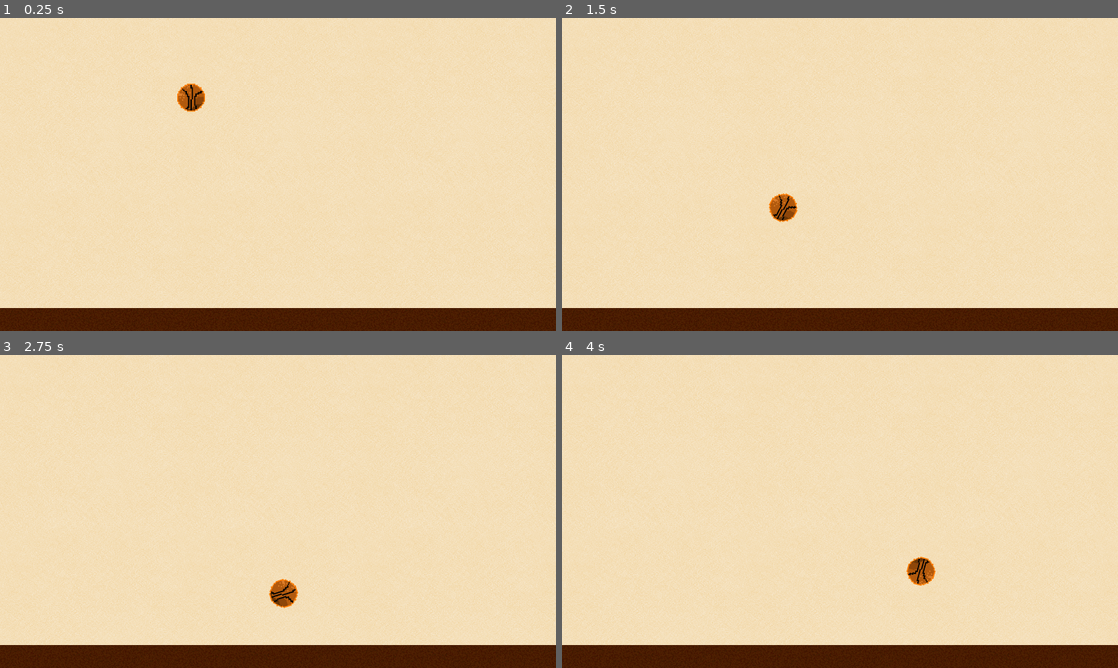
Above: before the commit, frames 1-4 (two rows, left to right).
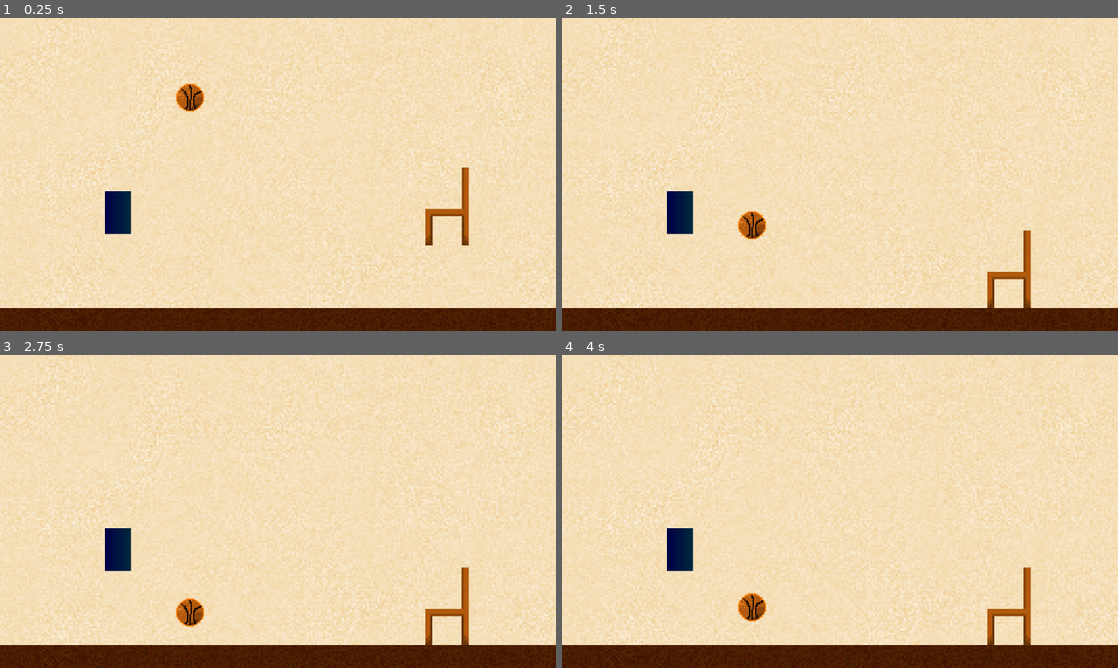
Above: after the commit, the same moments.

Repository: Remnel831/NeoMonsters
Game: Godot game, scene res://Scenes/Main/main.tscn
The game is run twice, just before and just after one commit, with the same random seed, the same clock (stepped at 60 frames per second) and the same inputs.
Inputs (mouse positions are in pixels of both pictures, inside the frame that each line leads up to):
- Up to frame 1 (0.25 s): no input
- Up to frame 2 (1.5 s): move the mouse to (962, 158) at 0.52 s; click (962, 158) at 0.67 s; drag from (728, 190) to (812, 237) at 1.27 s
- Up to frame 3 (2.75 s): move the mouse to (333, 442) at 2.02 s; click (333, 442) at 2.17 s
- Up to frame 4 (4 s): drag from (812, 574) to (673, 464) at 2.77 s; move the mouse to (1006, 558) at 3.52 s; click (1006, 558) at 3.67 s

The runs differ from the first frame. In frame 1, 5.7% of the frame differs, in the area x 0-100%, y 0-100%; in frame 2, 6.3%; in frame 3, 6.3%; in frame 4, 6.3%.

Commit message:
Update2
Can now grab objects
Made pixelate shader
Made chair

Diff:
--- a/neomonsters/Scenes/Main/main.tscn
+++ b/neomonsters/Scenes/Main/main.tscn
@@ -1,6 +1,16 @@
-[gd_scene load_steps=9 format=3 uid="uid://c4kof5lgl54xw"]
+[gd_scene load_steps=13 format=3 uid="uid://c4kof5lgl54xw"]
 
-[ext_resource type="PackedScene" uid="uid://uex8jnuvvlyg" path="res://Scenes/Objects/ball_example.tscn" id="1_u7wf5"]
+[ext_resource type="Shader" path="res://Scripts/Shaders/pixelate.gdshader" id="1_q1ess"]
+[ext_resource type="PackedScene" uid="uid://uex8jnuvvlyg" path="res://Scenes/Objects/ball.tscn" id="1_u7wf5"]
+[ext_resource type="PackedScene" uid="uid://kh10dl7fp4hs" path="res://Scenes/Objects/chair.tscn" id="2_nqyh8"]
+[ext_resource type="PackedScene" uid="uid://8oa4jex8jxbc" path="res://Scenes/NeoMonsters/blue_monster_test.tscn" id="4_ulhr7"]
+
+[sub_resource type="ShaderMaterial" id="ShaderMaterial_ok5cs"]
+shader = ExtResource("1_q1ess")
+shader_parameter/x_pixel_size = 6
+shader_parameter/y_pixel_size = 6
+shader_parameter/noise_intensity = 0.5
+shader_parameter/seed = 0.5
 
 [sub_resource type="Gradient" id="Gradient_iir7j"]
 colors = PackedColorArray(0.925901, 0.76747, 0.479971, 1, 1, 1, 1, 1)
@@ -15,6 +25,13 @@
 color_ramp = SubResource("Gradient_iir7j")
 noise = SubResource("FastNoiseLite_om5vp")
 
+[sub_resource type="ShaderMaterial" id="ShaderMaterial_7ang7"]
+shader = ExtResource("1_q1ess")
+shader_parameter/x_pixel_size = 6
+shader_parameter/y_pixel_size = 6
+shader_parameter/noise_intensity = 0.5
+shader_parameter/seed = 0.5
+
 [sub_resource type="Gradient" id="Gradient_5nfc3"]
 offsets = PackedFloat32Array(0.0714286, 0.188312, 0.357143, 0.603896, 0.922078)
 colors = PackedColorArray(0.241089, 0.149916, 0.0645198, 1, 0.25374, 0.144686, 0.00383463, 1, 0.256608, 0.0621053, 0.00173717, 1, 0.333174, 0.151209, 0.0147662, 1, 0.203176, 0.0617152, 0, 1)
@@ -26,19 +43,27 @@
 color_ramp = SubResource("Gradient_5nfc3")
 noise = SubResource("FastNoiseLite_wcyl3")
 
-[sub_resource type="RectangleShape2D" id="RectangleShape2D_e13ji"]
-size = Vector2(1599, 66)
-
 [node name="Main" type="Node2D"]
 
 [node name="Background" type="TextureRect" parent="."]
+material = SubResource("ShaderMaterial_ok5cs")
 custom_minimum_size = Vector2(1600, 900)
 offset_right = 1600.0
 offset_bottom = 900.0
 texture = SubResource("NoiseTexture2D_fwv48")
 stretch_mode = 1
 
+[node name="ChairBackground" parent="." instance=ExtResource("2_nqyh8")]
+position = Vector2(1284, 519)
+
+[node name="Ball" parent="." instance=ExtResource("1_u7wf5")]
+position = Vector2(547, 201)
+
+[node name="BlueMonster" parent="." instance=ExtResource("4_ulhr7")]
+position = Vector2(340, 558)
+
 [node name="Ground" type="TextureRect" parent="."]
+material = SubResource("ShaderMaterial_7ang7")
 offset_top = 834.0
 offset_right = 1600.0
 offset_bottom = 900.0
@@ -47,11 +72,9 @@
 stretch_mode = 1
 
 [node name="GroundArea" type="StaticBody2D" parent="Ground"]
+collision_layer = 3
+collision_mask = 3
 
-[node name="CollisionShape2D" type="CollisionShape2D" parent="Ground/GroundArea"]
+[node name="CollisionShape2D" type="CollisionPolygon2D" parent="Ground/GroundArea"]
 position = Vector2(800.5, 33)
-shape = SubResource("RectangleShape2D_e13ji")
-debug_color = Color(0, 0.6, 0.701961, 0)
-
-[node name="ball_example" parent="." instance=ExtResource("1_u7wf5")]
-position = Vector2(547, 201)
+polygon = PackedVector2Array(-816.5, -33, 840.5, -33, 1123.5, -1362, -1033.5, -1295, -836.5, -35, -1307.5, -22, -1651.5, -1789, 1743.5, -1932, 1297.5, 427, -1322.5, 284, -1296.5, -67)
--- a/neomonsters/Scenes/Minigames/minigame_1.tscn
+++ b/neomonsters/Scenes/Minigames/minigame_1.tscn
@@ -1,4 +1,14 @@
-[gd_scene load_steps=7 format=3 uid="uid://bic4xogpcw7ut"]
+[gd_scene load_steps=13 format=3 uid="uid://bic4xogpcw7ut"]
+
+[ext_resource type="Shader" path="res://Scripts/Shaders/pixelate.gdshader" id="1_3562e"]
+[ext_resource type="Shader" path="res://Scripts/Shaders/godrays.gdshader" id="1_kn7gc"]
+
+[sub_resource type="ShaderMaterial" id="ShaderMaterial_p7e78"]
+shader = ExtResource("1_3562e")
+shader_parameter/x_pixel_size = 16
+shader_parameter/y_pixel_size = 16
+shader_parameter/noise_intensity = 0.5
+shader_parameter/seed = 0.5
 
 [sub_resource type="Gradient" id="Gradient_1hm6b"]
 colors = PackedColorArray(0.204168, 0.47482, 0.787348, 1, 1, 1, 1, 1)
@@ -8,6 +18,13 @@
 [sub_resource type="NoiseTexture2D" id="NoiseTexture2D_wqs6a"]
 color_ramp = SubResource("Gradient_1hm6b")
 noise = SubResource("FastNoiseLite_7cvbk")
+
+[sub_resource type="ShaderMaterial" id="ShaderMaterial_dr34j"]
+shader = ExtResource("1_3562e")
+shader_parameter/x_pixel_size = 16
+shader_parameter/y_pixel_size = 16
+shader_parameter/noise_intensity = 0.5
+shader_parameter/seed = 0.5
 
 [sub_resource type="Gradient" id="Gradient_x8ggh"]
 offsets = PackedFloat32Array(0, 0.201299, 0.461039, 0.597403, 0.818182, 1)
@@ -21,17 +38,43 @@
 color_ramp = SubResource("Gradient_x8ggh")
 noise = SubResource("FastNoiseLite_uqhf3")
 
+[sub_resource type="ShaderMaterial" id="ShaderMaterial_qvqo8"]
+shader = ExtResource("1_kn7gc")
+shader_parameter/angle = -0.3
+shader_parameter/position = -0.2
+shader_parameter/spread = 0.5
+shader_parameter/cutoff = 0.1
+shader_parameter/falloff = 0.2
+shader_parameter/edge_fade = 0.15
+shader_parameter/speed = 1.0
+shader_parameter/ray1_density = 8.0
+shader_parameter/ray2_density = 30.0
+shader_parameter/ray2_intensity = 0.3
+shader_parameter/color = Color(1, 0.9, 0.65, 0.8)
+shader_parameter/hdr = false
+shader_parameter/seed = 5.0
+
+[sub_resource type="PlaceholderTexture2D" id="PlaceholderTexture2D_hcll0"]
+
 [node name="Minigame1" type="Node2D"]
 
 [node name="Background" type="TextureRect" parent="."]
+material = SubResource("ShaderMaterial_p7e78")
 offset_right = 1600.0
 offset_bottom = 900.0
 texture = SubResource("NoiseTexture2D_wqs6a")
 
 [node name="Grass" type="TextureRect" parent="."]
-offset_top = 706.0
+material = SubResource("ShaderMaterial_dr34j")
+offset_top = 785.0
 offset_right = 1600.0
 offset_bottom = 903.0
 texture = SubResource("NoiseTexture2D_8us7b")
 expand_mode = 2
 stretch_mode = 1
+
+[node name="Godrays" type="TextureRect" parent="."]
+material = SubResource("ShaderMaterial_qvqo8")
+offset_right = 1600.0
+offset_bottom = 903.0
+texture = SubResource("PlaceholderTexture2D_hcll0")
--- /dev/null
+++ b/neomonsters/Scenes/NeoMonsters/blue_monster_test.tscn
@@ -0,0 +1,25 @@
+[gd_scene load_steps=4 format=3 uid="uid://8oa4jex8jxbc"]
+
+[sub_resource type="RectangleShape2D" id="RectangleShape2D_ikv8f"]
+size = Vector2(73, 122)
+
+[sub_resource type="Gradient" id="Gradient_o26xm"]
+offsets = PackedFloat32Array(0, 0.974026)
+colors = PackedColorArray(3.60981e-08, 0, 0.279022, 1, 0, 0.157728, 0.240175, 1)
+
+[sub_resource type="GradientTexture2D" id="GradientTexture2D_vbke6"]
+gradient = SubResource("Gradient_o26xm")
+
+[node name="BlueMonster" type="Node2D"]
+
+[node name="CharacterBody2D" type="CharacterBody2D" parent="."]
+platform_floor_layers = 4294901760
+
+[node name="CollisionShape2D" type="CollisionShape2D" parent="CharacterBody2D"]
+position = Vector2(-0.5, 2)
+shape = SubResource("RectangleShape2D_ikv8f")
+
+[node name="Sprite2D" type="Sprite2D" parent="CharacterBody2D"]
+position = Vector2(-0.499997, 1.5)
+scale = Vector2(1.17188, 1.92188)
+texture = SubResource("GradientTexture2D_vbke6")
--- a/neomonsters/Scenes/Objects/ball_example.tscn
+++ b/neomonsters/Scenes/Objects/ball.tscn
@@ -1,27 +1,30 @@
-[gd_scene load_steps=4 format=3 uid="uid://uex8jnuvvlyg"]
+[gd_scene load_steps=5 format=3 uid="uid://uex8jnuvvlyg"]
 
 [ext_resource type="Texture2D" uid="uid://dcibb4q6h71fx" path="res://Assets/Sprites/ball_example.png" id="1_ee86l"]
+[ext_resource type="Script" path="res://Scripts/Objects/object_properties.gd" id="1_tm5bj"]
 
 [sub_resource type="PhysicsMaterial" id="PhysicsMaterial_7fl25"]
-friction = 0.2
-bounce = 0.9
+friction = 0.3
+bounce = 0.75
 
 [sub_resource type="CircleShape2D" id="CircleShape2D_6mwou"]
 radius = 42.0119
 
-[node name="PetExample" type="Node2D"]
+[node name="Ball" type="Node2D"]
 
 [node name="RigidBody2D" type="RigidBody2D" parent="."]
+mass = 20.0
 physics_material_override = SubResource("PhysicsMaterial_7fl25")
 linear_damp = 0.1
 angular_damp = 0.05
-constant_force = Vector2(100, 0)
+script = ExtResource("1_tm5bj")
+
+[node name="Collision" type="CollisionShape2D" parent="RigidBody2D"]
+z_index = 2
+shape = SubResource("CircleShape2D_6mwou")
 
 [node name="Sprite2D" type="Sprite2D" parent="RigidBody2D"]
 texture_filter = 3
 scale = Vector2(3.5, 3.5)
 texture = ExtResource("1_ee86l")
 offset = Vector2(4.5, 4.5)
-
-[node name="CollisionShape2D" type="CollisionShape2D" parent="RigidBody2D"]
-shape = SubResource("CircleShape2D_6mwou")
--- /dev/null
+++ b/neomonsters/Scenes/Objects/chair.tscn
@@ -0,0 +1,31 @@
+[gd_scene load_steps=4 format=3 uid="uid://kh10dl7fp4hs"]
+
+[ext_resource type="Script" path="res://Scripts/Objects/object_properties.gd" id="1_f5pbl"]
+[ext_resource type="Texture2D" uid="uid://dg08al8i6l5ky" path="res://Assets/Sprites/chair.png" id="1_wprde"]
+
+[sub_resource type="PhysicsMaterial" id="PhysicsMaterial_7fl25"]
+bounce = 0.15
+
+[node name="ChairBackground" type="Node2D"]
+
+[node name="RigidBody2D" type="RigidBody2D" parent="."]
+collision_layer = 2
+collision_mask = 2
+input_pickable = true
+mass = 100.0
+physics_material_override = SubResource("PhysicsMaterial_7fl25")
+linear_damp = 0.1
+script = ExtResource("1_f5pbl")
+
+[node name="Sprite2D" type="Sprite2D" parent="RigidBody2D"]
+texture_filter = 3
+position = Vector2(-78, -37)
+scale = Vector2(7, 7)
+texture = ExtResource("1_wprde")
+offset = Vector2(4.5, 4.5)
+
+[node name="CollisionPolygon2D" type="CollisionPolygon2D" parent="RigidBody2D"]
+z_index = -1
+scale = Vector2(2, 2)
+build_mode = 1
+polygon = PackedVector2Array(-30, 53, -20, 53, -20, 11, 22, 11, 22, 53, 33, 53, 33, -59, 22, -59, 22, 0, -30, 0)
--- /dev/null
+++ b/neomonsters/Scripts/Objects/object_properties.gd
@@ -0,0 +1,90 @@
+extends RigidBody2D
+
+var dragging = false
+var spring_joint: DampedSpringJoint2D
+var max_velocity = 4500.0  # Maximum speed limit
+var has_polygon_collision = false
+
+# Global flag to prevent multiple objects from being grabbed at the same time
+static var global_dragging = false
+
+func _ready():
+	# Check if the object has a CollisionPolygon2D
+	for child in get_children():
+		if child is CollisionPolygon2D:
+			has_polygon_collision = true
+			break
+
+func _process(delta):
+	if dragging and spring_joint:
+		var target_position = get_global_mouse_position()
+		var direction = target_position - global_position
+		var new_velocity = direction * 20  # Adjust speed multiplier if needed
+
+		# Cap the velocity at max_velocity
+		if new_velocity.length() > max_velocity:
+			new_velocity = new_velocity.normalized() * max_velocity
+
+		linear_velocity = new_velocity  # Apply capped velocity
+
+	# Always check if the left mouse button is released
+	if dragging and not Input.is_mouse_button_pressed(MOUSE_BUTTON_LEFT):
+		_detach_joint()
+		dragging = false
+		global_dragging = false  # Release the global drag lock
+
+	elif Input.is_mouse_button_pressed(MOUSE_BUTTON_LEFT):
+		if _is_mouse_over() and not dragging and not global_dragging:
+			dragging = true
+			global_dragging = true  # Set the global drag lock
+			_attach_joint()
+
+func _is_mouse_over() -> bool:
+	var space_state = get_world_2d().direct_space_state
+
+	if has_polygon_collision:
+		# Use intersect_shape() for CollisionPolygon2D
+		var shape_query = PhysicsShapeQueryParameters2D.new()
+		var circle_shape = CircleShape2D.new()
+		circle_shape.radius = 5  # Small radius to simulate point detection
+
+		shape_query.set_shape(circle_shape)
+		shape_query.transform = Transform2D(0, get_global_mouse_position())
+		shape_query.collision_mask = collision_layer
+
+		var result = space_state.intersect_shape(shape_query)
+		for hit in result:
+			if hit.collider == self:
+				return true
+	else:
+		# Use intersect_point() for CollisionShape2D
+		var query = PhysicsPointQueryParameters2D.new()
+		query.position = get_global_mouse_position()
+		query.collision_mask = collision_layer
+
+		var result = space_state.intersect_point(query)
+		for hit in result:
+			if hit.collider == self:
+				return true
+
+	return false
+
+func _attach_joint():
+	if spring_joint == null:
+		# Create a DampedSpringJoint2D **directly on the object itself**
+		spring_joint = DampedSpringJoint2D.new()
+		get_parent().add_child(spring_joint)
+
+		# Connect the object (`node_a`) to the mouse position (`node_b`)
+		spring_joint.node_a = get_path()
+		spring_joint.node_b = get_path()
+
+		# Spring properties of dragged object
+		spring_joint.length = 0.0  # Object should stay directly at the mouse
+		spring_joint.stiffness = 100.0  # High stiffness for instant response
+		spring_joint.damping = 20.0  # Prevents wobbly movement
+
+func _detach_joint():
+	if spring_joint:
+		spring_joint.queue_free()
+		spring_joint = null
--- /dev/null
+++ b/neomonsters/Scripts/Shaders/godrays.gdshader
@@ -0,0 +1,109 @@
+/*
+Shader from Godot Shaders - the free shader library.
+godotshaders.com/shader/god-rays
+
+Feel free to use, improve and change this shader according to your needs
+and consider sharing the modified result on godotshaders.com.
+*/
+
+shader_type canvas_item;
+
+uniform float angle = -0.3;
+uniform float position = -0.2;
+uniform float spread : hint_range(0.0, 1.0) = 0.5;
+uniform float cutoff : hint_range(-1.0, 1.0) = 0.1;
+uniform float falloff : hint_range(0.0, 1.0) = 0.2;
+uniform float edge_fade : hint_range(0.0, 1.0) = 0.15;
+uniform sampler2D screen_texture : hint_screen_texture;
+
+
+uniform float speed = 1.0;
+uniform float ray1_density = 8.0;
+uniform float ray2_density = 30.0;
+uniform float ray2_intensity : hint_range(0.0, 1.0) = 0.3;
+
+uniform vec4 color : source_color = vec4(1.0, 0.9, 0.65, 0.8);
+
+uniform bool hdr = false;
+uniform float seed = 5.0;
+
+// Random and noise functions from Book of Shader's chapter on Noise.
+float random(vec2 _uv) {
+    return fract(sin(dot(_uv.xy,
+                         vec2(12.9898, 78.233))) *
+        43758.5453123);
+}
+
+float noise (in vec2 uv) {
+    vec2 i = floor(uv);
+    vec2 f = fract(uv);
+
+    // Four corners in 2D of a tile
+    float a = random(i);
+    float b = random(i + vec2(1.0, 0.0));
+    float c = random(i + vec2(0.0, 1.0));
+    float d = random(i + vec2(1.0, 1.0));
+
+
+    // Smooth Interpolation
+
+    // Cubic Hermine Curve. Same as SmoothStep()
+    vec2 u = f * f * (3.0-2.0 * f);
+
+    // Mix 4 coorners percentages
+    return mix(a, b, u.x) +
+            (c - a)* u.y * (1.0 - u.x) +
+            (d - b) * u.x * u.y;
+}
+
+mat2 rotate(float _angle){
+    return mat2(vec2(cos(_angle), -sin(_angle)),
+                vec2(sin(_angle), cos(_angle)));
+}
+
+vec4 screen(vec4 base, vec4 blend){
+	return 1.0 - (1.0 - base) * (1.0 - blend);
+}
+
+void fragment()
+{
+
+	// Rotate, skew and move the UVs
+	vec2 transformed_uv = ( rotate(angle) * (UV - position) )  / ( (UV.y + spread) - (UV.y * spread) );
+
+	// Animate the ray according the the new transformed UVs
+	vec2 ray1 = vec2(transformed_uv.x * ray1_density + sin(TIME * 0.1 * speed) * (ray1_density * 0.2) + seed, 1.0);
+	vec2 ray2 = vec2(transformed_uv.x * ray2_density + sin(TIME * 0.2 * speed) * (ray1_density * 0.2) + seed, 1.0);
+
+	// Cut off the ray's edges
+	float cut = step(cutoff, transformed_uv.x) * step(cutoff, 1.0 - transformed_uv.x);
+	ray1 *= cut;
+	ray2 *= cut;
+
+	// Apply the noise pattern (i.e. create the rays)
+	float rays;
+
+	if (hdr){
+		// This is not really HDR, but check this to not clamp the two merged rays making
+		// their values go over 1.0. Can make for some nice effect
+		rays = noise(ray1) + (noise(ray2) * ray2_intensity);
+	}
+	else{
+		 rays = clamp(noise(ray1) + (noise(ray2) * ray2_intensity), 0., 1.);
+	}
+
+	// Fade out edges
+	rays *= smoothstep(0.0, falloff, (1.0 - UV.y)); // Bottom
+	rays *= smoothstep(0.0 + cutoff, edge_fade + cutoff, transformed_uv.x); // Left
+	rays *= smoothstep(0.0 + cutoff, edge_fade + cutoff, 1.0 - transformed_uv.x); // Right
+
+	// Color to the rays
+	vec3 shine = vec3(rays) * color.rgb;
+
+	// Try different blending modes for a nicer effect. "Screen" is included in the code,
+	// but take a look at https://godotshaders.com/snippet/blending-modes/ for more.
+	// With "Screen" blend mode:
+	shine = screen(texture(screen_texture, SCREEN_UV), vec4(color)).rgb;
+
+	COLOR = vec4(shine, rays * color.a);
+}
--- /dev/null
+++ b/neomonsters/Scripts/Shaders/pixelate.gdshader
@@ -0,0 +1,49 @@
+shader_type canvas_item;
+
+uniform int x_pixel_size : hint_range(1, 100) = 6;
+uniform int y_pixel_size : hint_range(1, 100) = 6;
+uniform float noise_intensity : hint_range(0.0, 1.0) = 0.5;
+uniform float seed = 0.5;
+
+// Function to generate random noise
+float random(vec2 uv) {
+    return fract(sin(dot(uv, vec2(12.9898, 78.233) * seed)) * 43758.5453123);
+}
+
+// Function to generate Voronoi-like noise
+float voronoi(vec2 uv) {
+    vec2 i = floor(uv);
+    vec2 f = fract(uv);
+
+    float min_dist = 1.0;
+    vec2 closest = vec2(0.0);
+
+    for (int y = -1; y <= 1; y++) {
+        for (int x = -1; x <= 1; x++) {
+            vec2 neighbor = vec2(float(x), float(y));
+            vec2 point = random(i + neighbor) + neighbor;
+            float dist = length(f - point);
+
+            if (dist < min_dist) {
+                min_dist = dist;
+                closest = point;
+            }
+        }
+    }
+
+    return min_dist;
+}
+
+void fragment() {
+    vec2 tex_size = TEXTURE_PIXEL_SIZE * vec2(float(x_pixel_size), float(y_pixel_size));
+
+    // Base pixelation grid
+    vec2 pixel_uv = floor(UV / tex_size) * tex_size;
+
+    // Add Voronoi noise to distort pixel positions
+    vec2 noise_offset = vec2(voronoi(pixel_uv * seed), voronoi(pixel_uv.yx * seed)) * noise_intensity * tex_size;
+    vec2 final_uv = pixel_uv + noise_offset;
+
+    // Sample texture with modified pixelated UVs
+    COLOR = texture(TEXTURE, final_uv);
+}
Binary file added: neomonsters/Assets/Sprites/chair.png
Not shown, added: neomonsters/Assets/Sprites/chair.png.import
